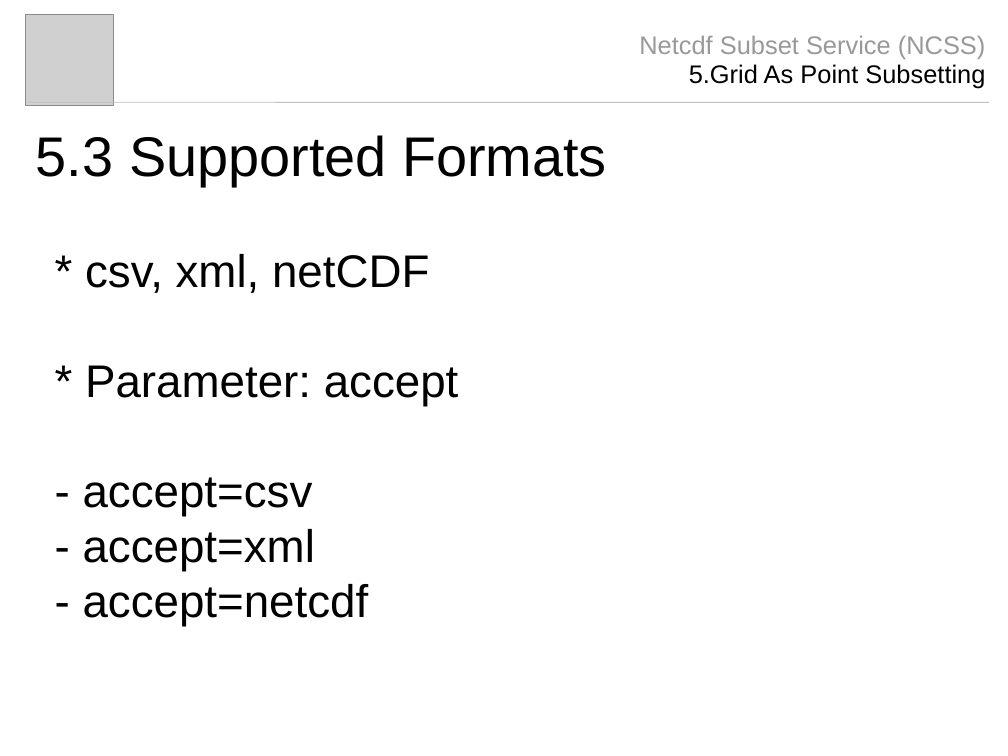
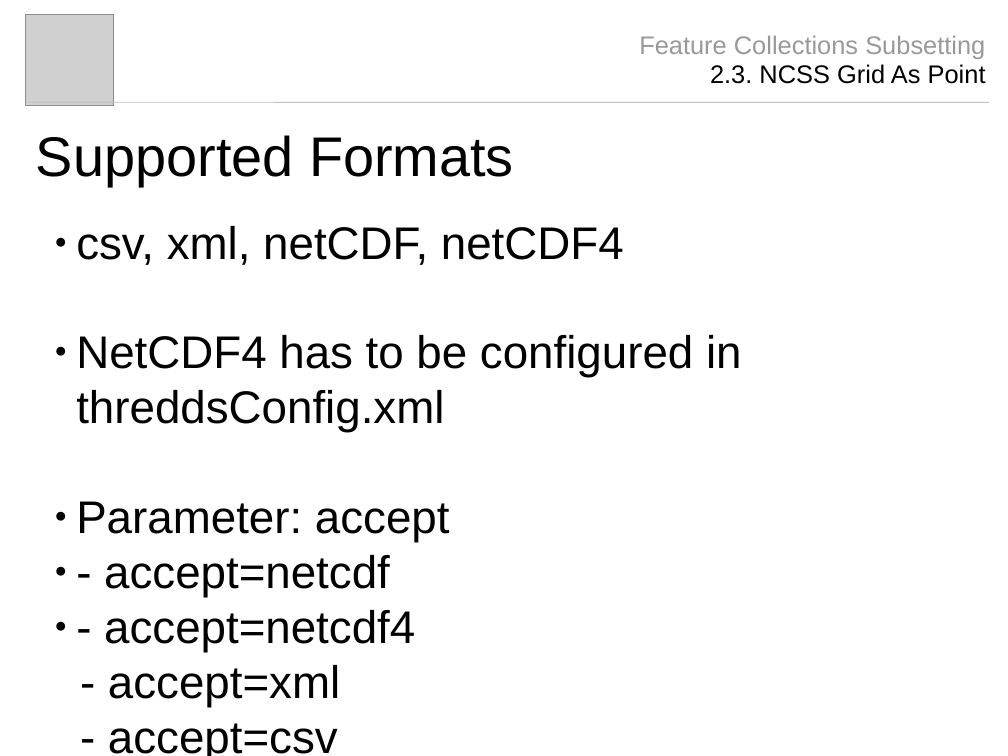
Before and after one commit to Unidata/thredds, a slide deck: slide 17 of docs/web/thredds/tech/tds4.3/reference/ncss/NCSS_4_3.odp (slide 11 before the commit). Drawn at 1008x756 pixels with LibreOffice and Linux fonts; fonts in the diff are those of the drawing; grey boxes stand for pictures. Boxes give left, top, right and bottom in pixels: in the first picture for what was removed or moved away, otherwise in the second. Text is boxed around its words. In the diff, an @@ line names an element or a change of style, - is before the commit and + after.

```diff
--- a/docs/web/thredds/tech/tds4.3/reference/ncss/NCSS_4_3.odp
+++ b/docs/web/thredds/tech/tds4.3/reference/ncss/NCSS_4_3.odp
@@ text at [639, 35, 986, 84]: text changed @@
-Netcdf Subset Service (NCSS)
-5.Grid As Point Subsetting
+Feature Collections Subsetting
+2.3. NCSS Grid As Point
@@ title at [36, 135, 514, 186]: text changed @@
-5.3 Supported Formats
+Supported Formats
@@ text "csv, xml, netCDF, netCDF4": place and size @@
-text "csv, xml, netCDF, netCDF4" at [83, 254, 459, 626]
+text "csv, xml, netCDF, netCDF4" at [76, 226, 742, 707]
@@ text at [76, 226, 742, 707]: text changed @@
-* csv, xml, netCDF
-* Parameter: accept
+● csv, xml, netCDF, netCDF4
+● NetCDF4 has to be configured in threddsConfig.xml
+● Parameter: accept
+● - accept=netcdf
+● - accept=netcdf4
+- accept=xml
@@ text at [83, 529, 369, 626]: paragraphs removed @@
-- accept=xml
-- accept=netcdf
```
Also in this commit, not shown: 10 other slides changed, 12 slides added, 2 slides removed, 2 other files.
